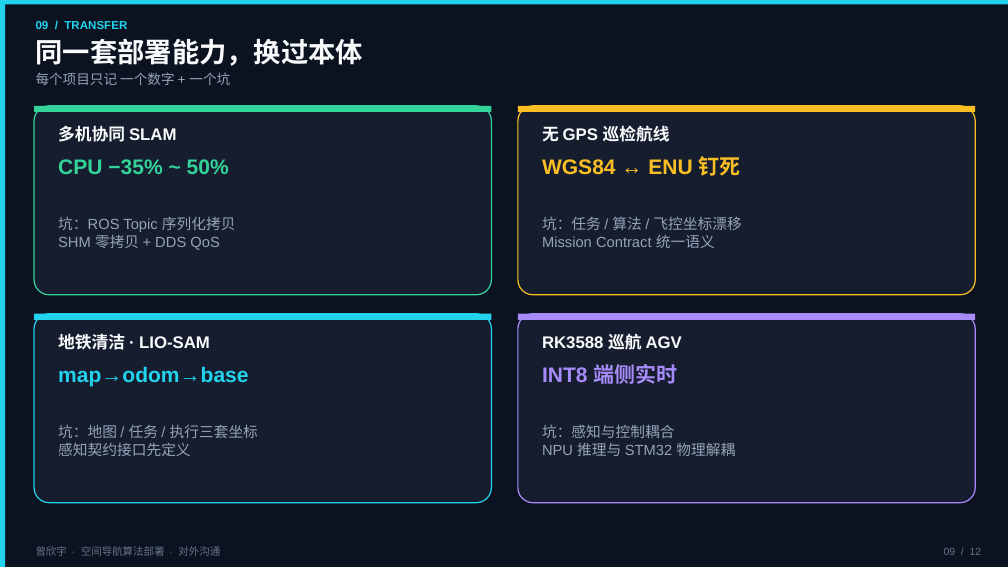
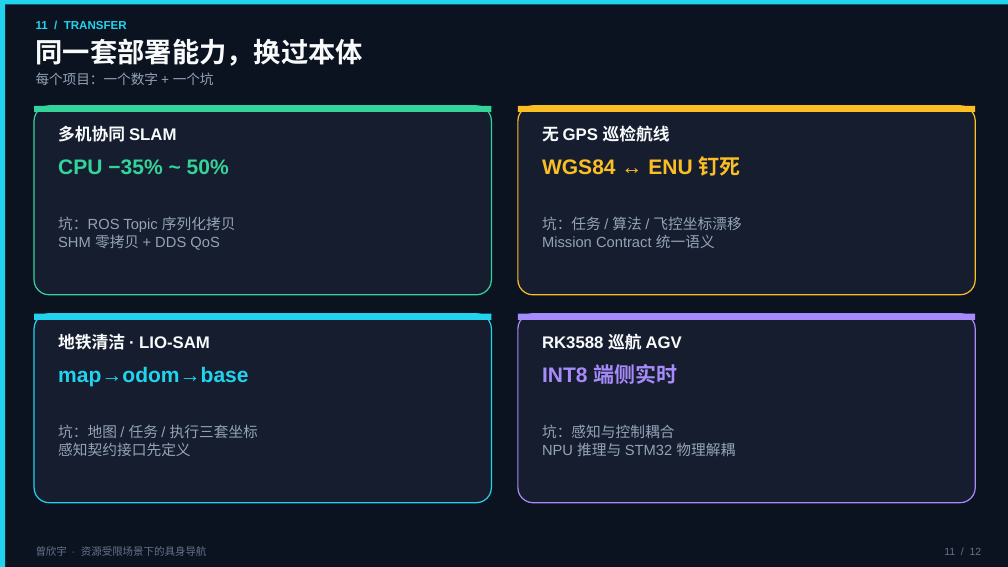
Before and after one commit to zxinyu-robot/MotionSLAM_ws, a slide deck: slide 11 of docs/_inbox/曾欣宇_空间导航算法部署_课展示.pptx (slide 9 before the commit). Drawn at 1008x567 pixels with LibreOffice and Linux fonts; fonts in the diff are those of the drawing. Boxes give left, top, right and bottom in pixels: in the first picture for what was removed or moved away, otherwise in the second. Text is boxed around its words. In the diff, an @@ line names an element or a change of style, - is before the commit and + after.

```diff
--- a/docs/_inbox/曾欣宇_空间导航算法部署_课展示.pptx
+++ b/docs/_inbox/曾欣宇_空间导航算法部署_课展示.pptx
@@ text at [36,21,127,29]: text changed @@
-09 / TRANSFER
+11 / TRANSFER
@@ text at [36,72,214,85]: text changed @@
-每个项目只记 一个数字 + 一个坑
+每个项目：一个数字 + 一个坑
@@ text at [36,546,207,556]: text changed @@
-曾欣宇 · 空间导航算法部署 · 对外沟通
+曾欣宇 · 资源受限场景下的具身导航
@@ text at [944,548,982,555]: text changed @@
-09 / 12
+11 / 12
```
Also in this commit, not shown: 8 other slides changed, 3 slides added, 3 slides removed.
